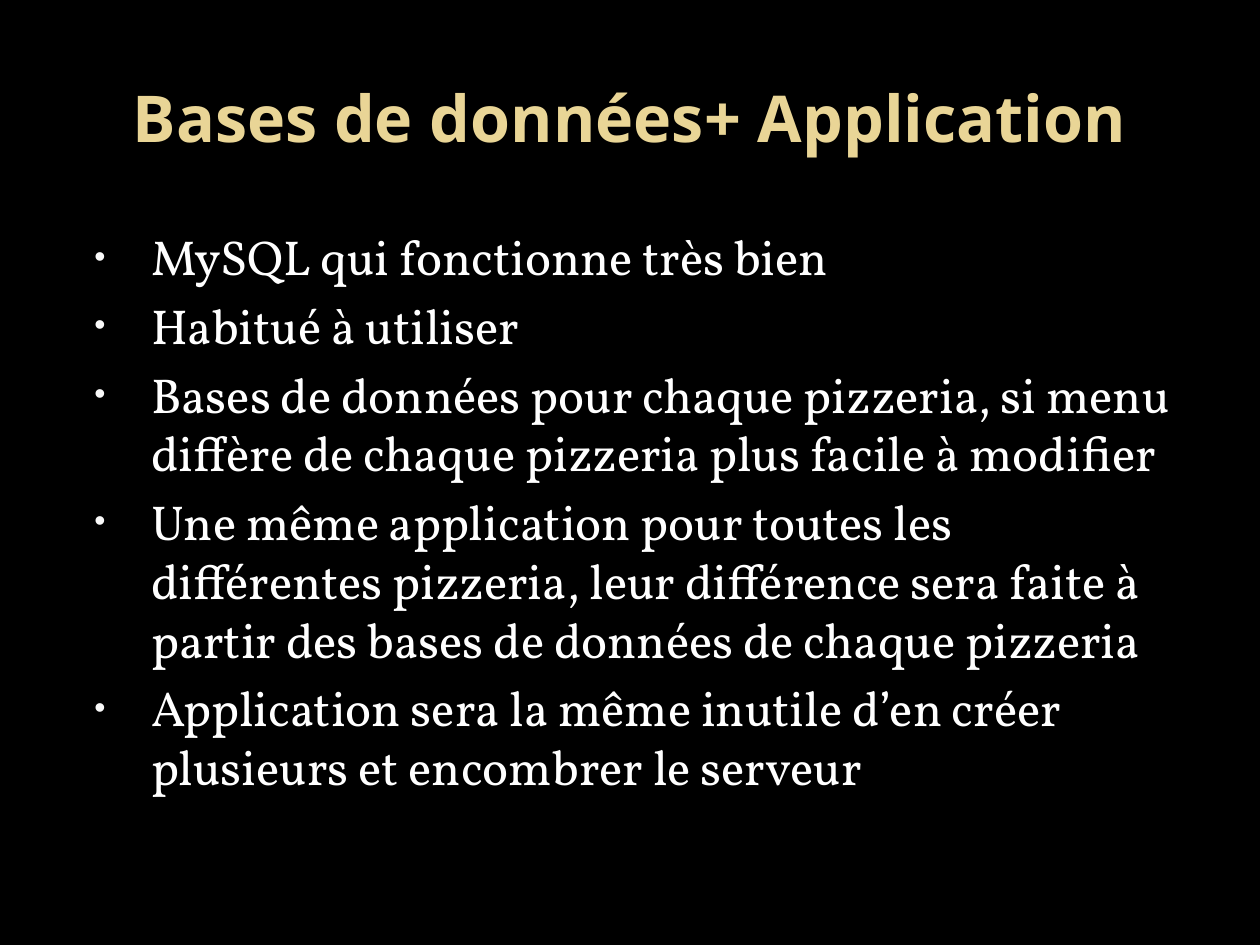
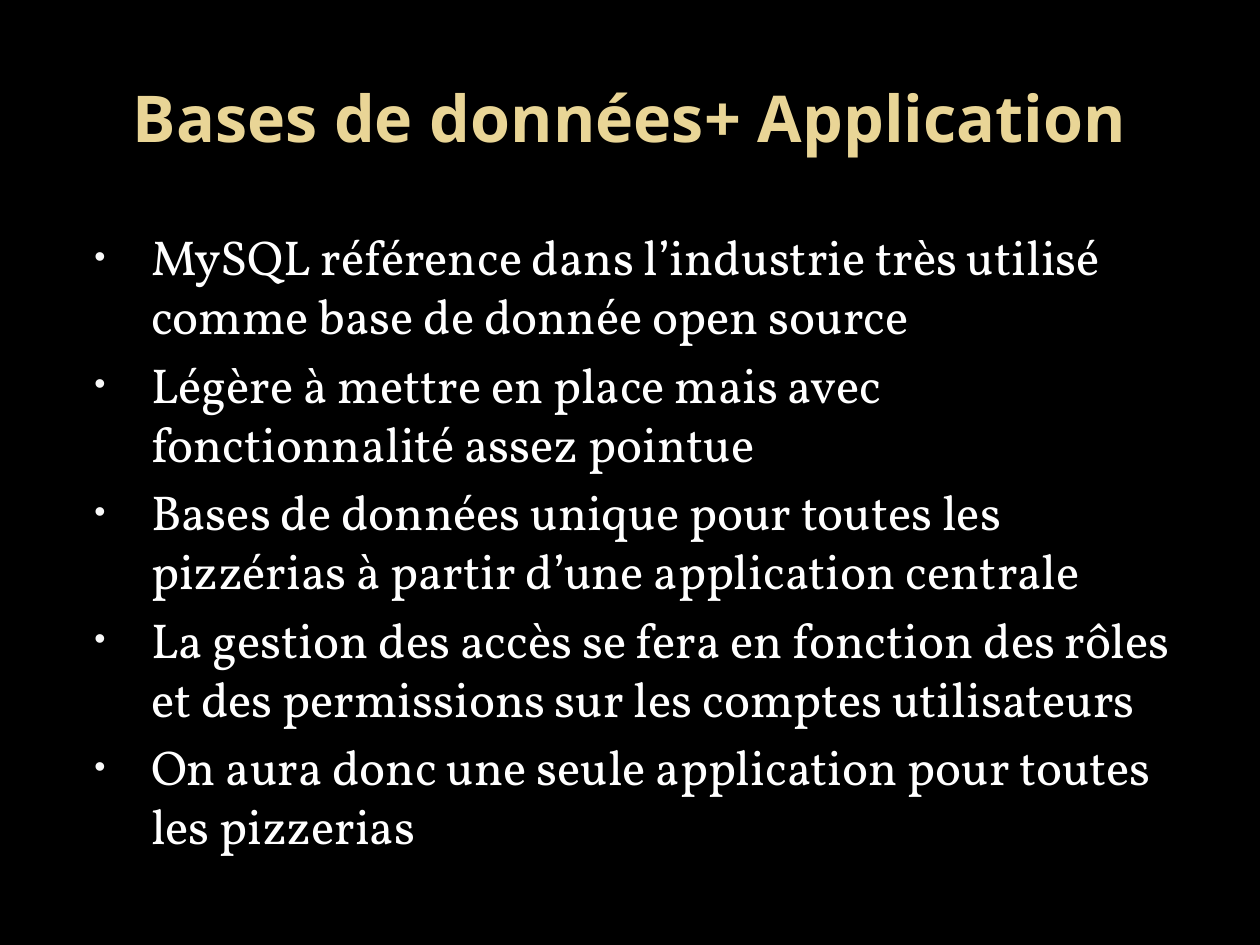
Before and after one commit to yannhamdi/projet4, a slide deck: slide 5 of Technique.pptx. Drawn at 1260x945 pixels with LibreOffice and Linux fonts; fonts in the diff are those of the drawing; background and template pictures are left out. Boxes give left, top, right and bottom in pixels: in the first picture for what was removed or moved away, otherwise in the second. Text is boxed around its words. In the diff, an @@ line names an element or a change of style, - is before the commit and + after.

Commit message:
slides

```diff
--- a/Technique.pptx
+++ b/Technique.pptx
@@ text at (151, 239, 1170, 856): text changed @@
-• MySQL qui fonctionne très bien
-• Habitué à utiliser
-• Bases de données pour chaque pizzeria, si menu diffère de chaque pizzeria plus facile à modifier
-• Une même application pour toutes les différentes pizzeria, leur différence sera faite à partir des bases de données de chaque pizzeria
-• Application sera la même inutile d’en créer plusieurs et encombrer le serveur
+• MySQL référence dans l’industrie très utilisé comme base de donnée open source
+• Légère à mettre en place mais avec fonctionnalité assez pointue
+• Bases de données unique pour toutes les pizzérias à partir d’une application centrale
+• La gestion des accès se fera en fonction des rôles et des permissions sur les comptes utilisateurs
+• On aura donc une seule application pour toutes les pizzerias
```
Also in this commit, not shown: 4 other slides changed.
